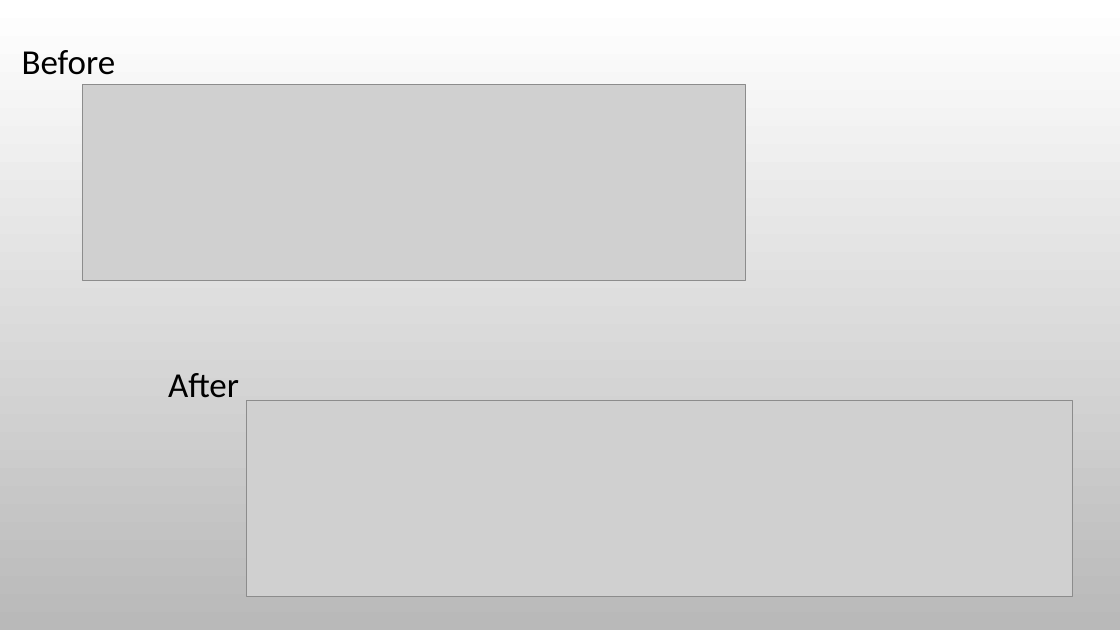
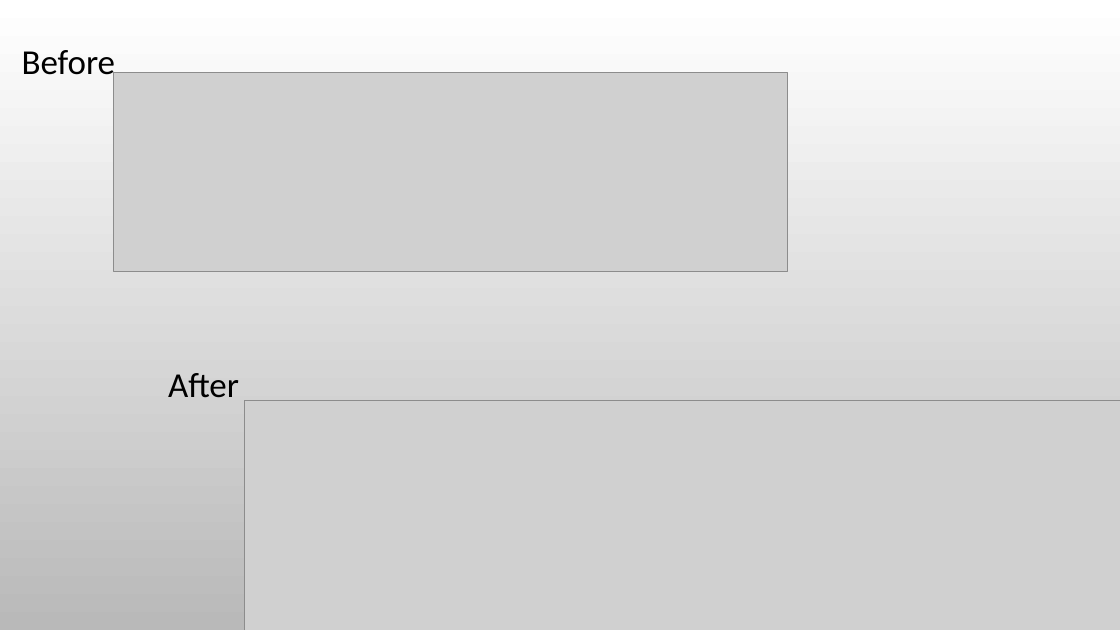
Before and after one commit to Yarin-Ben-Baruch/Real-estate-analyze, a slide deck: slide 13 of Real estate.pptx. Drawn at 1120x630 pixels with LibreOffice and Linux fonts; fonts in the diff are those of the drawing; grey boxes stand for pictures; background and template pictures are left out. Boxes give left, top, right and bottom in pixels: in the first picture for what was removed or moved away, otherwise in the second. Text is boxed around its words. In the diff, an @@ line names an element or a change of style, - is before the commit and + after.

```diff
--- a/Real estate.pptx
+++ b/Real estate.pptx
@@ text "Before" rewrapped from bbox=[22, 50, 116, 75] to bbox=[22, 50, 116, 83] @@
@@ picture: place and size @@
-picture at bbox=[82, 85, 746, 281]
+picture at bbox=[113, 72, 788, 271]
@@ picture: place and size @@
-picture at bbox=[246, 401, 1072, 597]
+picture at bbox=[245, 401, 1120, 630]
```
Also in this commit, not shown: 10 other slides changed.
